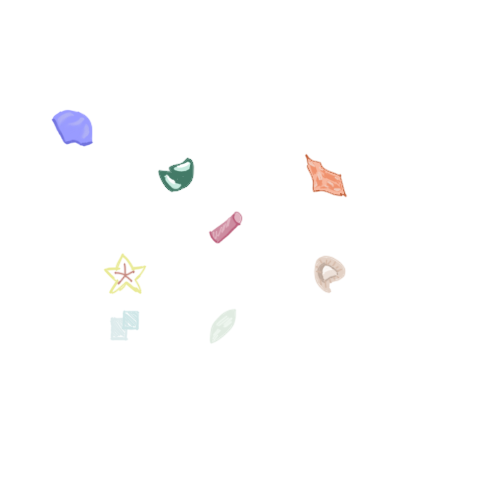
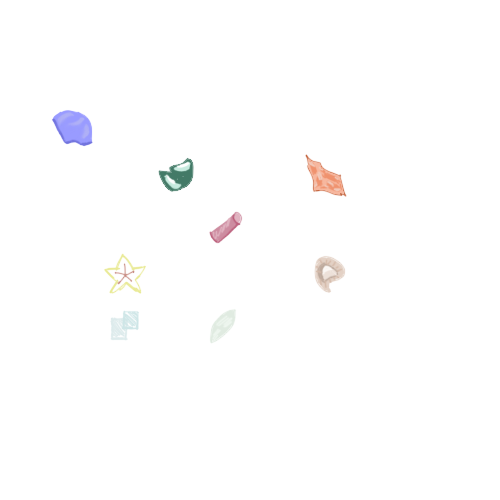
Layered file, before and after one edit (500x500). Changes by layer:
hid "배경" over box(51, 109, 348, 344)